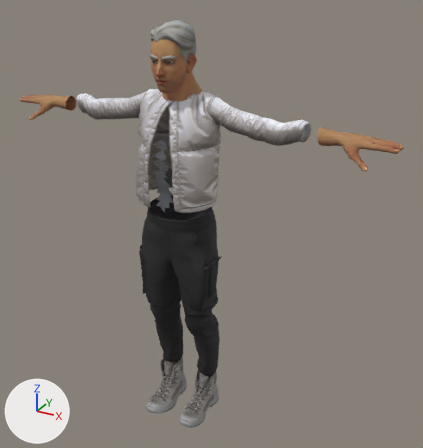
The glTF model unity/Assets/LastWar/Resources/Models/outfit_qm_silver.glb: old version first, new version second.
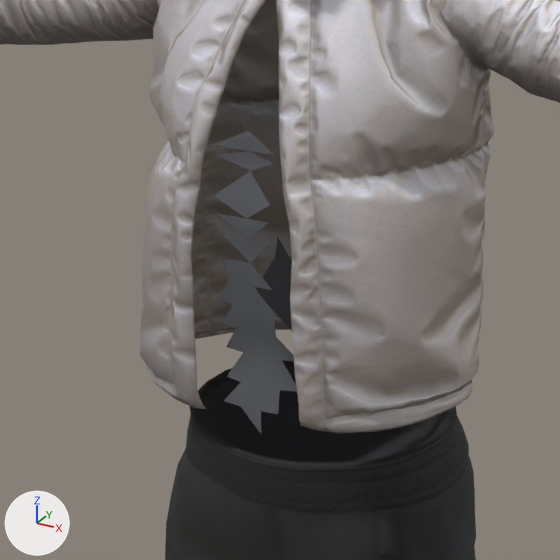
The first picture shows the older version from a 50 mm lens placed at (1.264, -1.985, 2.026), pointed at (0.111, 0.112, 0.977). The close-ups show the older and then the newer version on the part from 24% to 56% of the width and 24% to 54% of the height of that picture. Only the edits that show in the close-ups are written down. Every picture has the same lights, and +X, +Y and +Z are marked at lower left. Vertices at exactly the same position are counted once.

Objects in the first close-up: 'qm_silver_Male_Silver_Body_torso', 'qm_silver_Male_Silver_Legs_legs'.
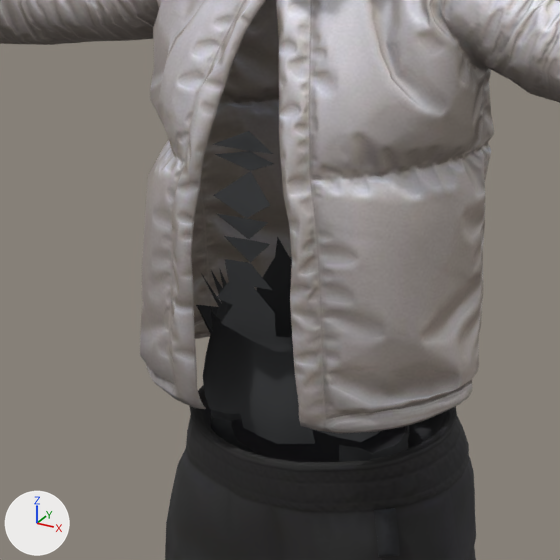
What changed in the scene script:
```text
Change mat_male_silver_1:
    mat_male_silver_1.base_color: (0.11, 0.115, 0.125) -> (0.035, 0.037, 0.04)  # dark grey #5d5f63 -> dark grey #353638
Change me_male_silver_body:
    used by ob_qm_silver_male_silver_body_torso; location = (0.0, 0.0, 0.0)
    remove me_male_silver_body.from_pydata(...)  # 1951 vertices, 3732 faces; spans x -0.553..0.549, y -0.119..0.174, z 1.08..1.575
    add me_male_silver_body.from_pydata(...)  # 2080 vertices, 3936 faces; spans x -0.573..0.573, y -0.119..0.174, z 1.059..1.575
    me_male_silver_body part 1: 9 vertices moved from x -0.079..0.06, y -0.089..0.064, z 1.105..1.162 to x -0.071..0.055, y -0.064..0.04, z 1.102..1.164; 21 vertices removed from x -0.096..0.079, y -0.092..0.07, z 1.08..1.164; 155 vertices added at x -0.119..0.119, y -0.09..0.052, z 1.059..1.213
    other edits to the shape of me_male_silver_body do not show in these pictures
Change me_male_silver_legs:
    used by ob_qm_silver_male_silver_legs_legs; location = (0.0, 0.0, 0.0)
    remove me_male_silver_legs.from_pydata(...)  # 1949 vertices, 3726 faces; spans x -0.192..0.187, y -0.088..0.163, z 0.072..1.078
    add me_male_silver_legs.from_pydata(...)  # 2168 vertices, 4044 faces; spans x -0.192..0.187, y -0.088..0.163, z 0.072..1.079
    me_male_silver_legs part 2
    17 vertices are removed from x -0.026..0.026, y -0.053..0.089, z 0.892..0.932
    22 faces are deleted
    20 vertices move from x -0.017..0.02, y -0.013..0.067, z 0.884..0.918 to x -0.04..0.044, y -0.009..0.067, z 0.875..0.937
    206 vertices are added at x -0.13..0.13, y -0.068..0.127, z 0.88..1.067
    312 new faces join them, mat_male_silver_1 (dark grey #353638)
    other edits to the shape of me_male_silver_legs do not show in these pictures
```

Where the change shows, as pixel boxes (x1, y1, x2, y2) in the close-ups (560 x 560 px):
'qm_silver_Male_Silver_Body_torso', reshaped: before (0, 0, 560, 434); after (0, 0, 560, 444)
'qm_silver_Male_Silver_Legs_legs', recoloured, reshaped: before (165, 360, 476, 560); after (165, 385, 476, 560)
part 1 of me_male_silver_body, reshaped: before (224, 286, 297, 434); after (196, 268, 380, 444)
part 2 of me_male_silver_legs, built on: after (211, 410, 409, 462)
